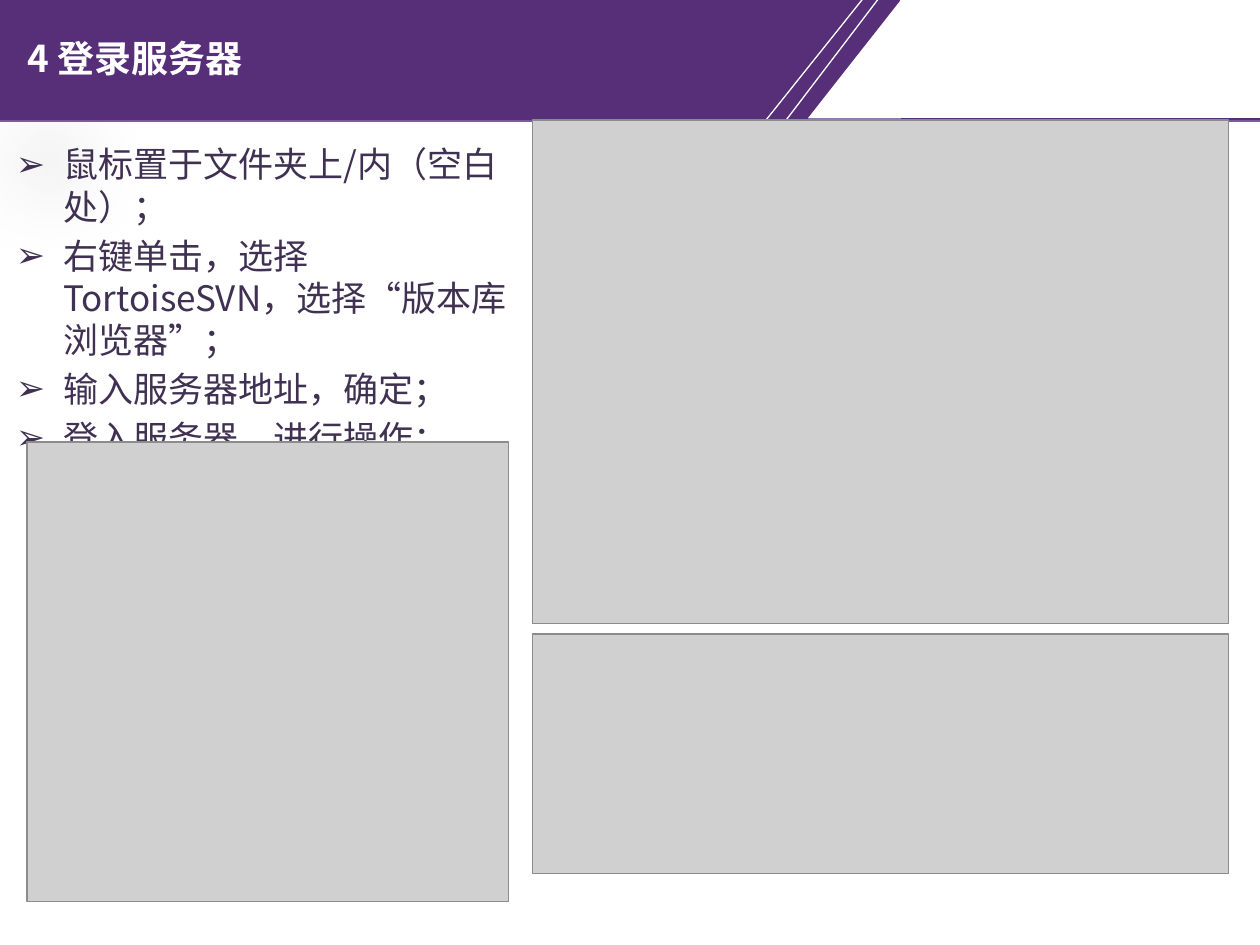
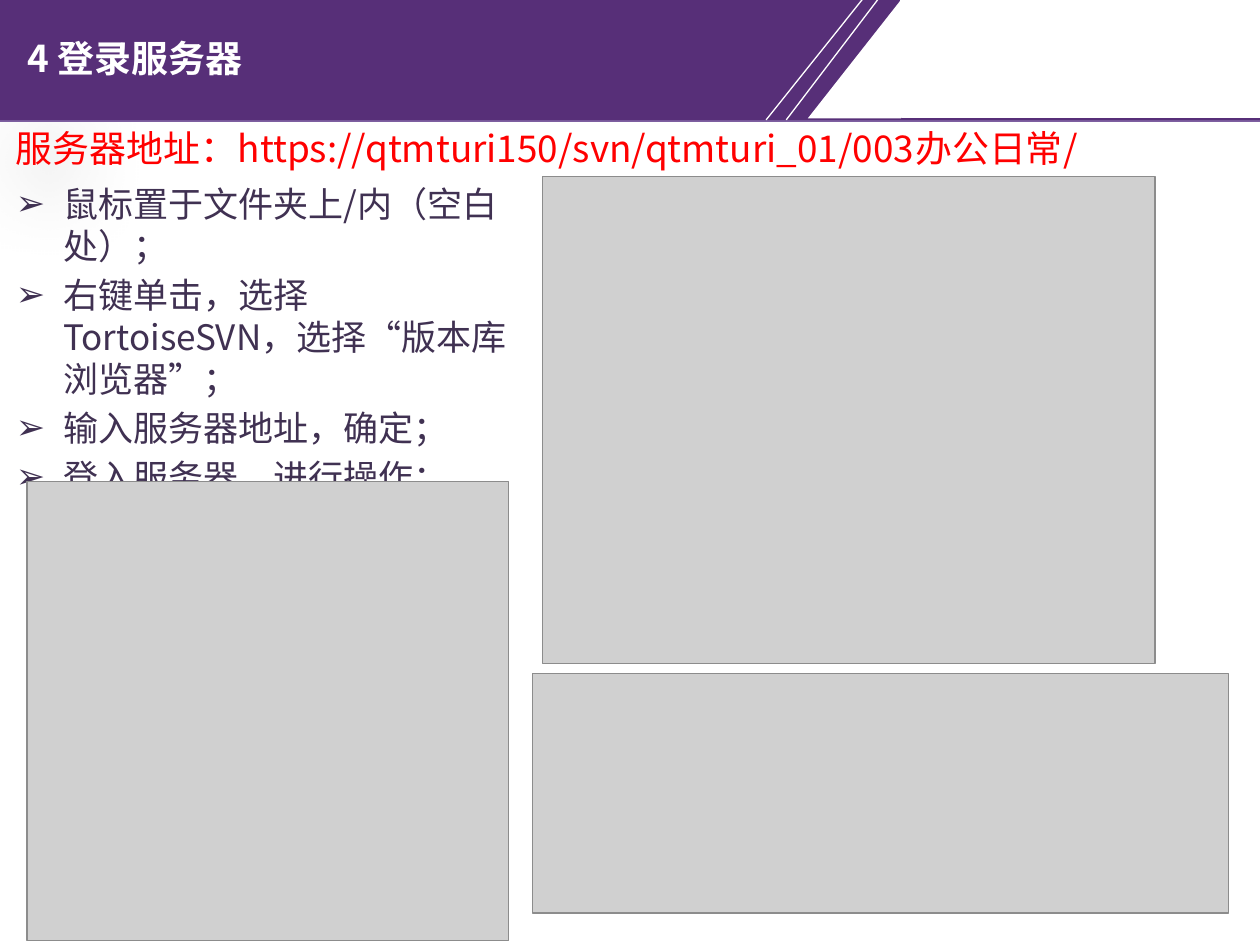
Before and after one commit to chrgu000/JuXin, a slide deck: slide 14 of Original/Files/天河制造/SVN培训PPT-20180416_v1.2.pptx. Drawn at 1260x945 pixels with LibreOffice and Linux fonts; fonts in the diff are those of the drawing; grey boxes stand for pictures; background and template pictures are left out. Boxes give left, top, right and bottom in pixels: in the first picture for what was removed or moved away, otherwise in the second. Text is boxed around its words. In the diff, an @@ line names an element or a change of style, - is before the commit and + after.

```diff
--- a/Original/Files/天河制造/SVN培训PPT-20180416_v1.2.pptx
+++ b/Original/Files/天河制造/SVN培训PPT-20180416_v1.2.pptx
@@ text added at (16, 131, 1078, 171), 21.1 pt, text #FF0000 @@
+服务器地址：https://qtmturi150/svn/qtmturi_01/003办公日常/
@@ 2 pictures, 1 text: place and size @@
-2 pictures, 1 text at (28, 147, 1228, 902)
+2 pictures, 1 text at (28, 187, 1228, 941)
@@ picture: place and size @@
-picture at (532, 120, 1228, 624)
+picture at (542, 176, 1154, 664)
```
Also in this commit, not shown: 5 other slides changed, 5 slides added, 1 slide removed, 13 other files.
